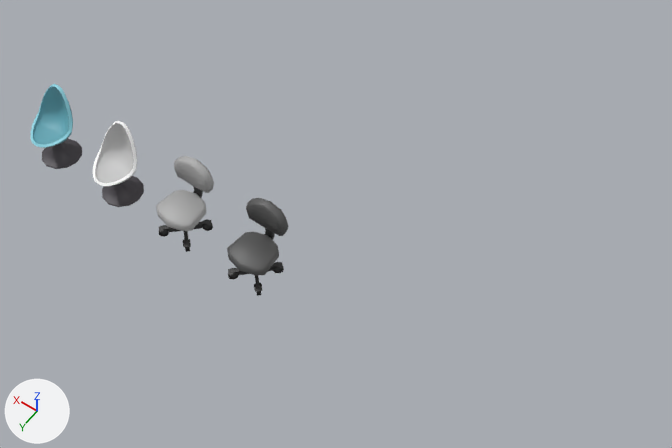
A saved change to the FBX model Assets/Art/Models/Furniture/Generic/Seats/chairs.fbx.
One viewpoint serves both versions: a 50 mm camera at (-4.07, 4.25, 8.31) aimed at (-0.4, -0.9, 0.22). Arrows for +X, +Y and +Z are at lower left; the lights stay in place. Where no turn or scale is listed for an object, it has been applied to the vertices.

Names of what the first picture shows: 'Office Chair', 'Office Chair Dark', 'Plastic Chair', 'Plastic Chair Blue'.
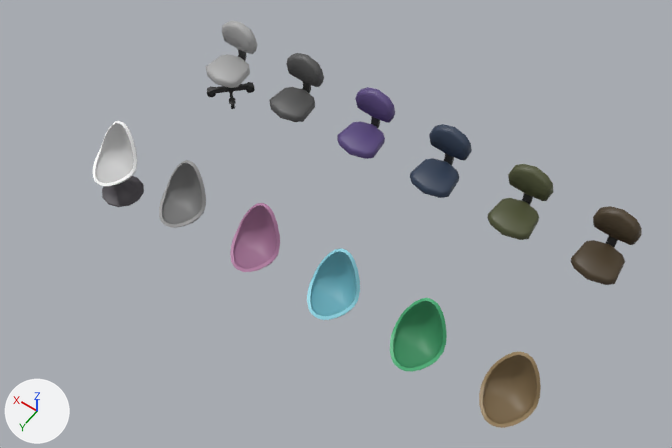
Where the change shows, as pixel boxes (x1, y1, x2, y2) in the pictures (672 x 448 px):
'PlasticChairBrown', added (brown): after (479, 351, 541, 428)
'PlasticChairGreen', added (green): after (390, 298, 447, 372)
'Office Chair Dark', deleted: before (227, 198, 289, 296)
'OfficeChairBrown', added (brown): after (571, 206, 642, 285)
'Office Chair', deleted: before (156, 156, 214, 252)
'PlasticChairBlue', added (cyan): after (307, 248, 360, 320)
'Plastic Chair Blue', deleted: before (30, 84, 82, 169)
'OfficeChairGreen', added (green): after (487, 164, 554, 240)
'PlasticChairPurple', added (purple): after (230, 203, 280, 272)
'OfficeChairBlue', added (blue): after (410, 124, 472, 198)
'PlasticChairGrey', added: after (159, 160, 206, 228)
'OfficeChairPurple', added (purple): after (337, 87, 395, 159)
'OfficeChairGrey', added: after (269, 53, 324, 122)
'OfficeChair', added: after (206, 21, 257, 88)
'OfficeChairBottom', added (black): after (207, 82, 255, 109)

Edits to the bpy script that builds the scene:
```text
Remove ob_office_chair_dark:
    ob_office_chair_dark = bpy.data.objects.new('Office Chair Dark', me_officechair_01_000)
Remove ob_plastic_chair_blue:
    ob_plastic_chair_blue = bpy.data.objects.new('Plastic Chair Blue', me_plasticchair_003)
Remove ob_office_chair:
    ob_office_chair = bpy.data.objects.new('Office Chair', me_officechair_02_000)
Add ob_officechairbrown:
    ob_officechairbrown = bpy.data.objects.new('OfficeChairBrown', me_officechair_01_005)  # 110 vertices, 104 faces; spans x -0.253..0.253, y -0.311..0.272, z 0.333..0.944; in mat_palette05 (picture img_palette05_png)
    ob_officechairbrown.location = (-3.0, -2.0, 0.0)
Add ob_plasticchairbrown:
    ob_plasticchairbrown = bpy.data.objects.new('PlasticChairBrown', me_plasticchair_006)  # 242 vertices, 264 faces; spans x -0.274..0.274, y -0.254..0.296, z 0.368..0.946; in mat_palette05 (picture img_palette05_png)
    ob_plasticchairbrown.location = (-3.0, 0.0, 0.0)
Add ob_officechair:
    ob_officechair = bpy.data.objects.new('OfficeChair', me_officechair_02_000_1)  # 110 vertices, 104 faces; spans x -0.253..0.253, y -0.311..0.272, z 0.333..0.944; in mat_palette05 (picture img_palette05_png)
    ob_officechair.location = (2.0, -2.0, 0.0)
Add ob_officechairblue:
    ob_officechairblue = bpy.data.objects.new('OfficeChairBlue', me_officechair_01_002)  # 110 vertices, 104 faces; spans x -0.253..0.253, y -0.311..0.272, z 0.333..0.944; in mat_palette05 (picture img_palette05_png)
    ob_officechairblue.location = (-1.0, -2.0, 0.0)
Add ob_officechairpurple:
    ob_officechairpurple = bpy.data.objects.new('OfficeChairPurple', me_officechair_01_004)  # 110 vertices, 104 faces; spans x -0.253..0.253, y -0.311..0.272, z 0.333..0.944; in mat_palette05 (picture img_palette05_png)
    ob_officechairpurple.location = (0.0, -2.0, 0.0)
Add ob_officechairgrey:
    ob_officechairgrey = bpy.data.objects.new('OfficeChairGrey', me_officechair_01_000_1)  # 110 vertices, 104 faces; spans x -0.253..0.253, y -0.311..0.272, z 0.333..0.944; in mat_palette05 (picture img_palette05_png)
    ob_officechairgrey.location = (1.0, -2.0, 0.0)
Add ob_plasticchairpurple:
    ob_plasticchairpurple = bpy.data.objects.new('PlasticChairPurple', me_plasticchair_005)  # 242 vertices, 264 faces; spans x -0.274..0.274, y -0.254..0.296, z 0.368..0.946; in mat_palette05 (picture img_palette05_png)
    ob_plasticchairpurple.location = (0.0, 0.0, 0.0)
Add ob_plasticchairgrey:
    ob_plasticchairgrey = bpy.data.objects.new('PlasticChairGrey', me_plasticchair_002)  # 242 vertices, 264 faces; spans x -0.274..0.274, y -0.254..0.296, z 0.368..0.946; in mat_palette05 (picture img_palette05_png)
    ob_plasticchairgrey.location = (1.0, 0.0, 0.0)
Add ob_plasticchairgreen:
    ob_plasticchairgreen = bpy.data.objects.new('PlasticChairGreen', me_plasticchair_004)  # 242 vertices, 264 faces; spans x -0.274..0.274, y -0.254..0.296, z 0.368..0.946; in mat_palette05 (picture img_palette05_png)
    ob_plasticchairgreen.location = (-2.0, 0.0, 0.0)
Add ob_officechairbottom:
    ob_officechairbottom = bpy.data.objects.new('OfficeChairBottom', me_officechair_01_001)  # 152 vertices, 117 faces; spans x -0.236..0.236, y -0.206..0.266, z 0.0..0.333; in mat_palette05 (picture img_palette05_png)
    ob_officechairbottom.location = (2.0, -2.0, 0.0)
Add ob_plasticchairblue:
    ob_plasticchairblue = bpy.data.objects.new('PlasticChairBlue', me_plasticchair_003_1)  # 242 vertices, 264 faces; spans x -0.274..0.274, y -0.254..0.296, z 0.368..0.946; in mat_palette05 (picture img_palette05_png)
    ob_plasticchairblue.location = (-1.0, 0.0, 0.0)
Add ob_officechairgreen:
    ob_officechairgreen = bpy.data.objects.new('OfficeChairGreen', me_officechair_01_003)  # 110 vertices, 104 faces; spans x -0.253..0.253, y -0.311..0.272, z 0.333..0.944; in mat_palette05 (picture img_palette05_png)
    ob_officechairgreen.location = (-2.0, -2.0, 0.0)
```
